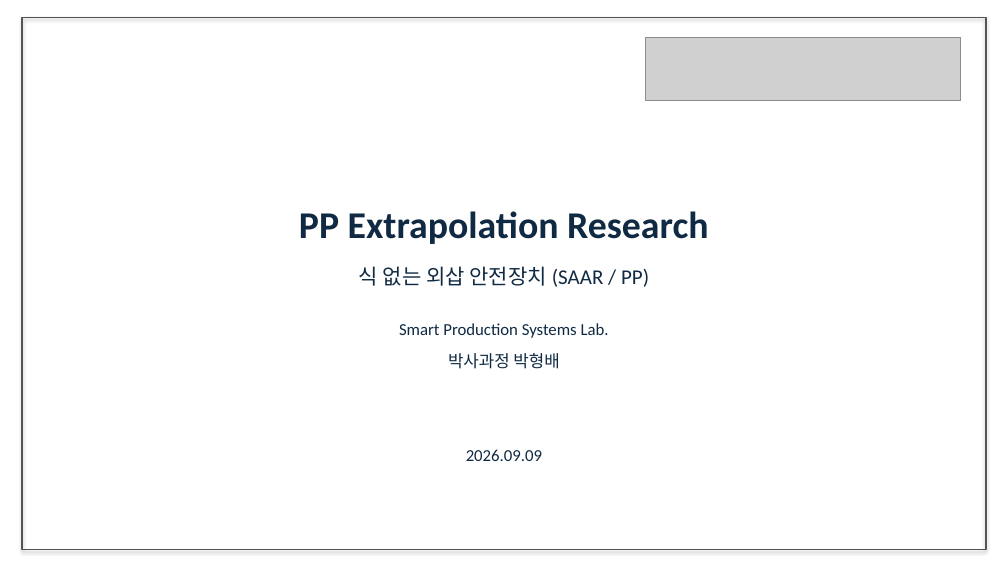
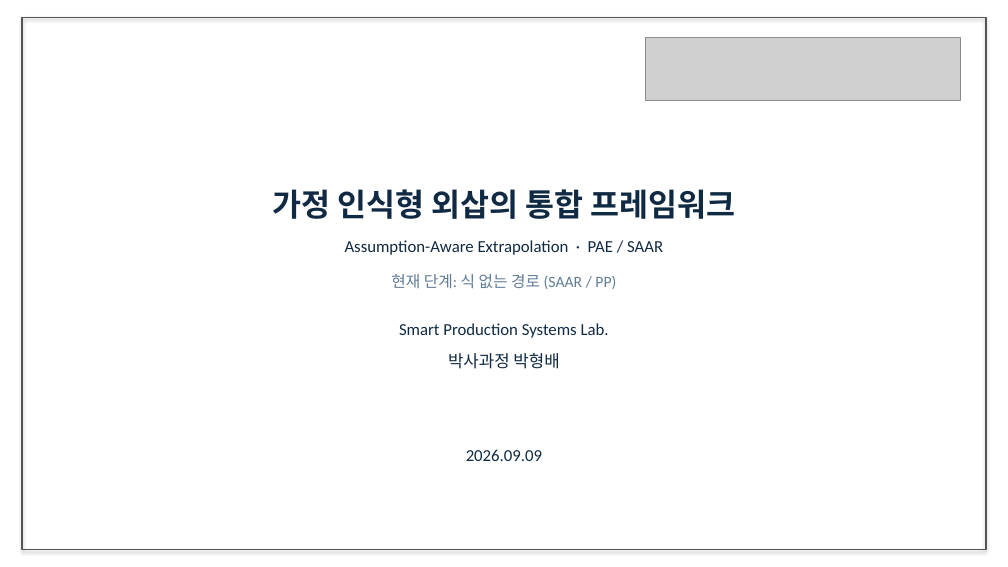
Before and after one commit to amumujs-create/pp_pae_total, a slide deck: slide 1 of output/PP_Research_Detailed_v2.pptx. Drawn at 1008x567 pixels with LibreOffice and Linux fonts; fonts in the diff are those of the drawing; grey boxes stand for pictures. Boxes give left, top, right and bottom in pixels: in the first picture for what was removed or moved away, otherwise in the second. Text is boxed around its words. In the diff, an @@ line names an element or a change of style, - is before the commit and + after.

```diff
--- a/output/PP_Research_Detailed_v2.pptx
+++ b/output/PP_Research_Detailed_v2.pptx
@@ text added at box(272, 189, 735, 219), 30 pt, text #102A43, bold @@
+가정 인식형 외삽의 통합 프레임워크
@@ text at box(345, 240, 663, 255): text changed; size 36 to 16 pt; bold off @@
-PP Extrapolation Research
+Assumption-Aware Extrapolation · PAE / SAAR
@@ text at box(391, 274, 616, 289): text changed; size 20 to 15 pt; text colour #102A43 to #627D98 @@
-식 없는 외삽 안전장치 (SAAR / PP)
+현재 단계: 식 없는 경로 (SAAR / PP)
```
Also in this commit, not shown: 64 other slides changed, 41 other files.
